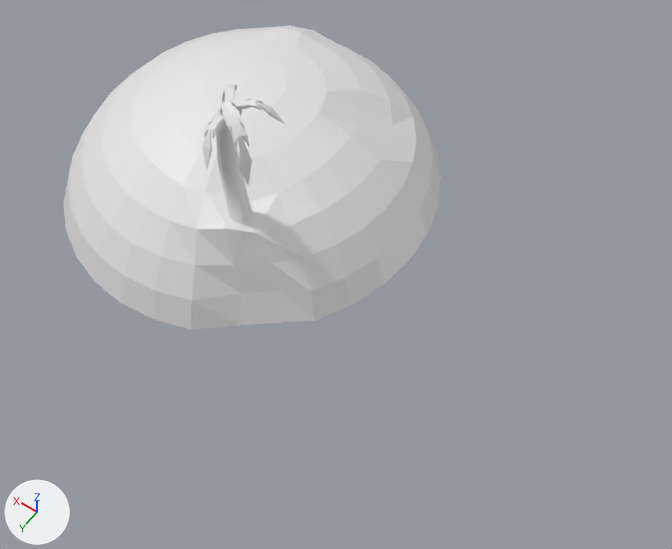
Before and after pictures for a commit that changed the Blender file IslandPrefabs/StarterIsland.blend.
Before and after are seen from a 50 mm lens placed at (-0.43, 3.18, 4.64), pointed at (1.46, 0.53, 0.48). The lights are fixed; the arrows at lower left show +X, +Y and +Z.

Objects in the first picture: 'Island', 'PalmLeaf1'.
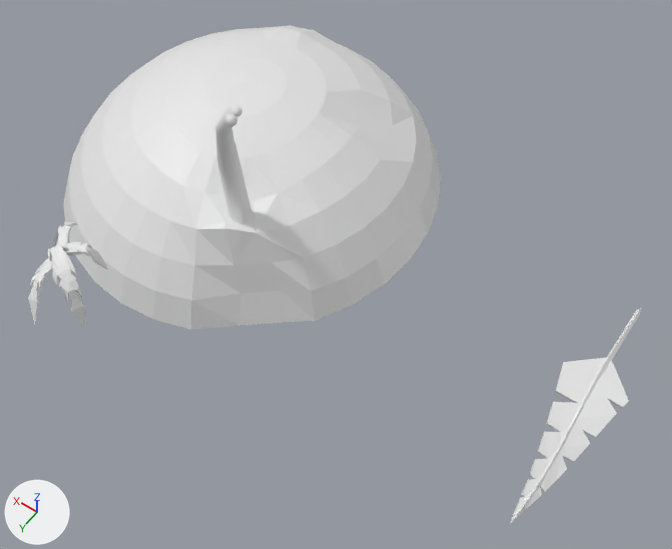
Pixel boxes (x1, y1, x2, y2) of what changed, in the pictures (672 x 549 px):
'Plane', added
    after: (510, 308, 641, 524)
'PalmLeaf1', moved
    before: (202, 85, 285, 185)
    after: (28, 222, 108, 328)

Patch to the scene script:
```diff
--- a/IslandPrefabs/StarterIsland.blend.py
+++ b/IslandPrefabs/StarterIsland.blend.py
@@ me_plane_001 @@
+me_plane_001.from_pydata(...)  # 172 vertices, 139 faces; spans x -3.03..4.34, y -3.07..4.32, z -2.01..0.27
@@ ob_palmleaf1 @@
 ob_palmleaf1 = bpy.data.objects.new('PalmLeaf1', me_cube_002)
-ob_palmleaf1.location = (1.933, 0.826, 1.596)
+ob_palmleaf1.location = (1.933, 1.921, 1.596)
 ob_palmleaf1.rotation_euler = (0.724, -0.247, -3.031)  # degrees (41, -14, -174)
@@ ob_plane @@
+ob_plane = bpy.data.objects.new('Plane', me_plane_001)
+ob_plane.location = (0.0, 0.0, 0.0)
+ob_plane.rotation_euler = (0.0, 0.0, 0.785)  # degrees (0, 0, 45)
+ob_plane.scale = (0.149, 0.149, 0.149)
```
